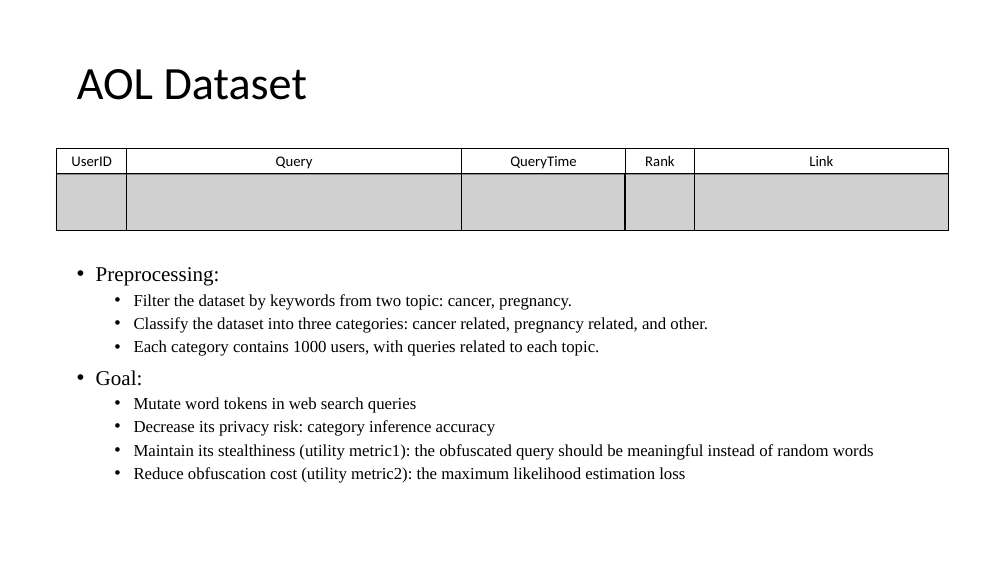
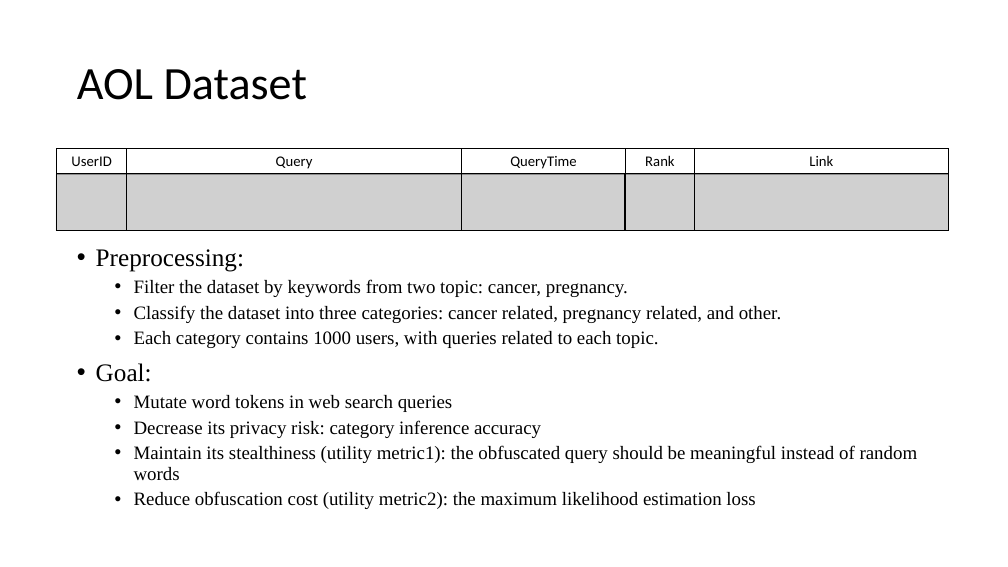
Before and after one commit to bitzj2015/EE599-Final-Project, a slide deck: slide 2 of doc/599-final-project.pptx. Drawn at 1008x567 pixels with LibreOffice and Linux fonts; fonts in the diff are those of the drawing; grey boxes stand for pictures. Boxes give left, top, right and bottom in pixels: in the first picture for what was removed or moved away, otherwise in the second. Text is boxed around its words. In the diff, an @@ line names an element or a change of style, - is before the commit and + after.

```diff
--- a/doc/599-final-project.pptx
+++ b/doc/599-final-project.pptx
@@ text "Preprocessing:": place and size @@
-text "Preprocessing:" at <box>96,267,874,483</box>
+text "Preprocessing:" at <box>96,249,918,509</box>
@@ text "Preprocessing:" at <box>96,249,918,509</box>: size 20 to 24 pt in "Preprocessing:", "Goal:"; size 16 to 18 pt @@
```
Also in this commit, not shown: 2 other slides changed, 3 slides added, 1 slide removed, 4 other files.
